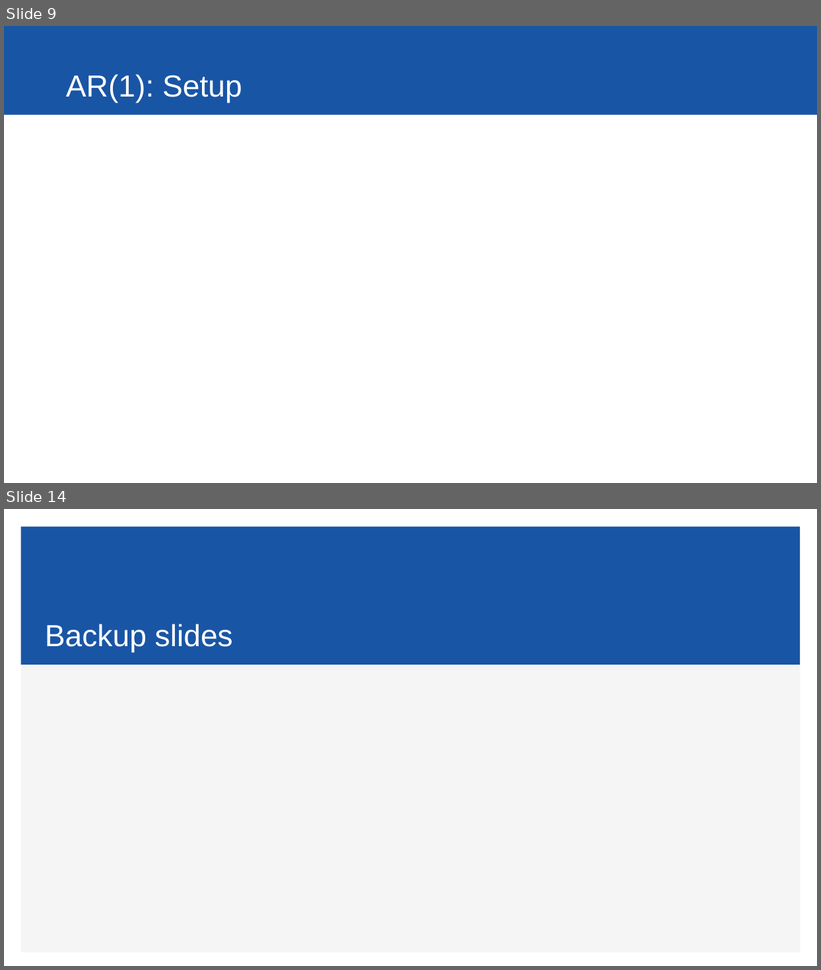
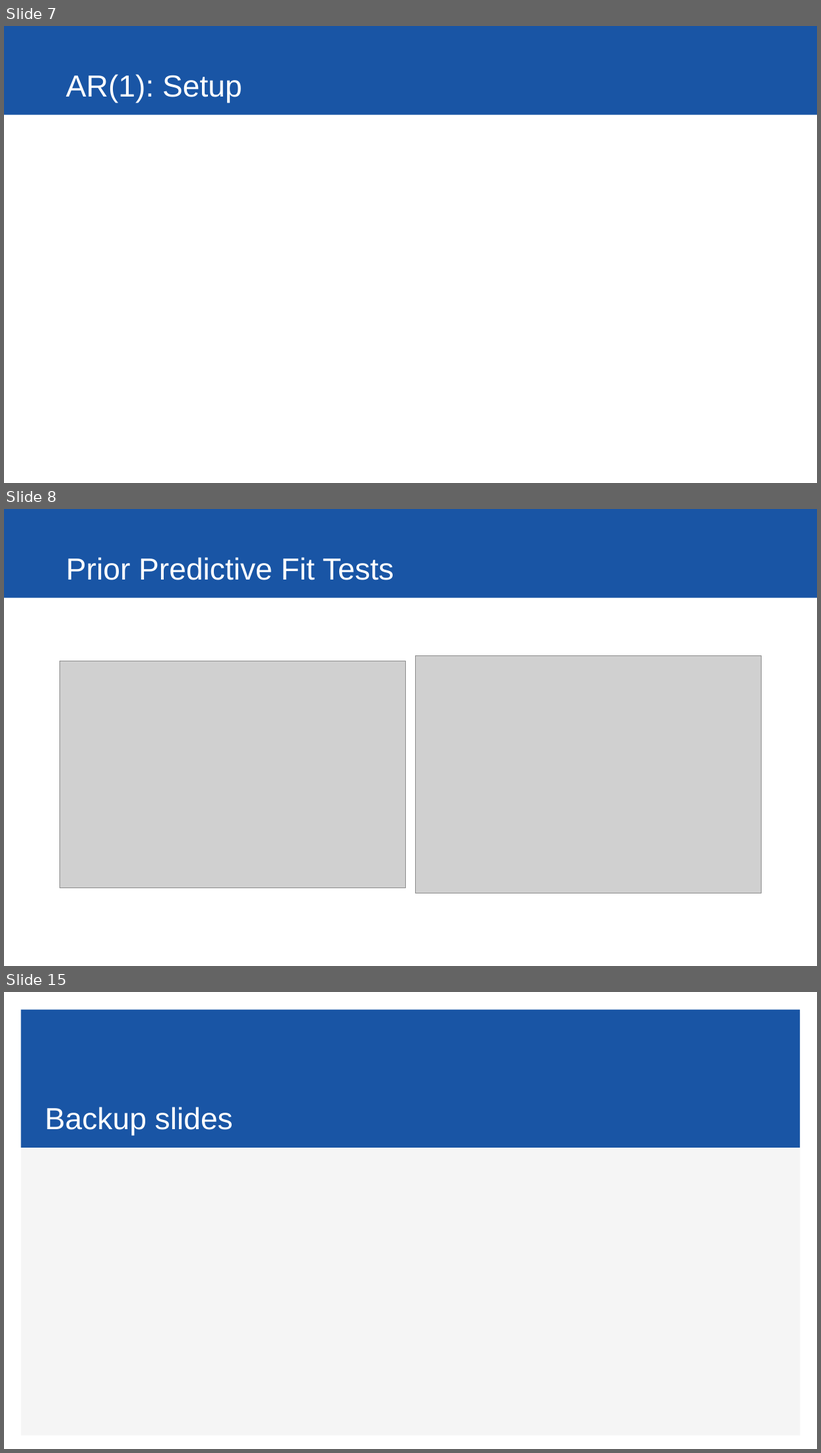
Before and after one commit to ybryan/stat685_distracted_driving, a slide deck: src/presentation/final_presentation.pptx. Shown one above the other, each under a label of ours: slides 9 and 14 before the commit, slides 7, 8 and 15 after it; the slides between them are not shown. The pictures are 821x970 and 821x1453 pixels, drawn with LibreOffice and Linux fonts; fonts in the diff are those of the drawing; grey boxes stand for pictures. Boxes give left, top, right and bottom in pixels: in the first picture for what was removed or moved away, otherwise in the second. Text is boxed around its words. In the diff, an @@ line names an element or a change of style, - is before the commit and + after.

```diff
--- a/src/presentation/final_presentation.pptx
+++ b/src/presentation/final_presentation.pptx
@@ slide 8 added at [4,509,817,966], background #FFFFFF; not listed: 1 template element that a slide beside it also shows @@
@@ title added at [66,557,394,580], 36 pt, text #FFFFFF @@
+Prior Predictive Fit Tests
@@ picture added at [60,661,406,889] @@
@@ picture added at [416,656,762,893] @@
@@ what was slide 9 is now slide 7 @@
@@ what was slide 14 is now slide 15 @@
```
Also in this commit, not shown: 8 slides changed, 7 other slides added, 1 slide removed, 4 other files.
